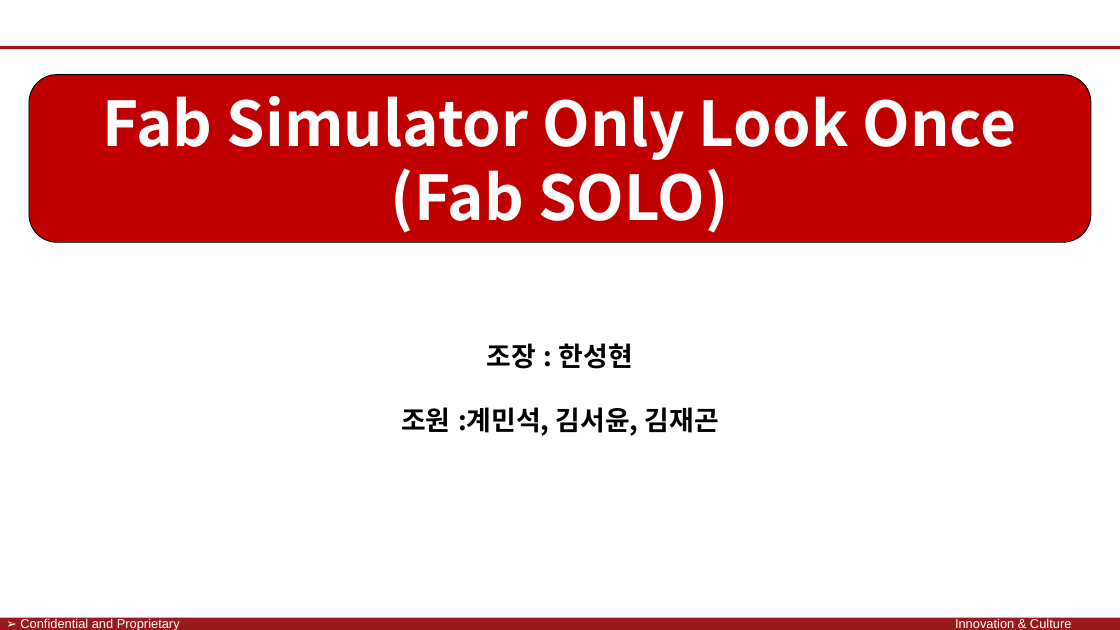
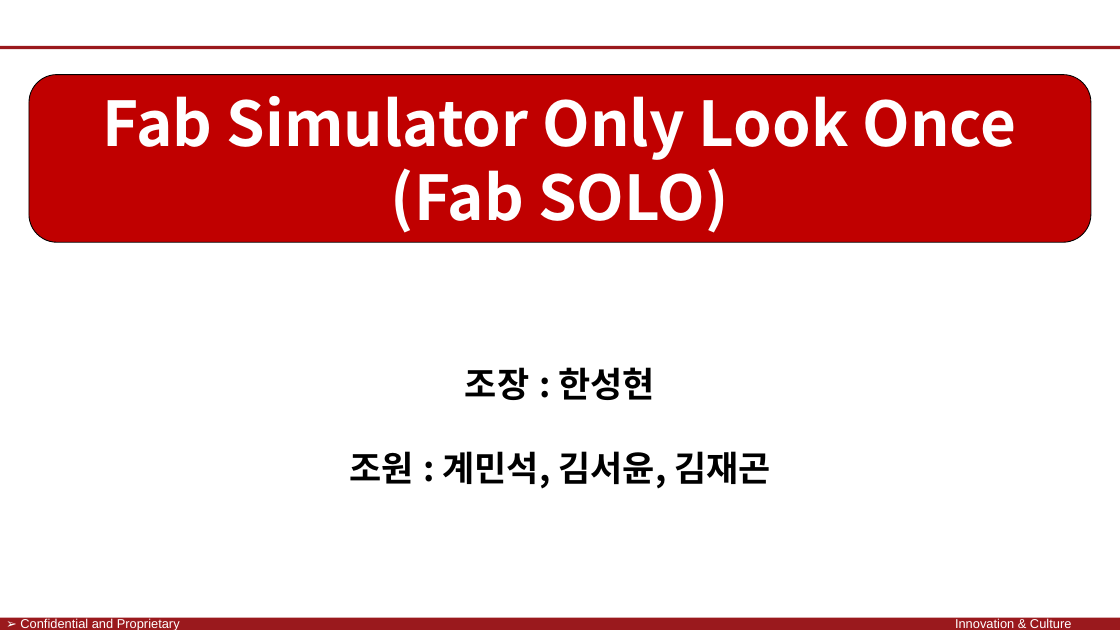
Before and after one commit to SaintSeong/JusungProject, a slide deck: slide 1 of A조 발표/A조 발표.pptx. Drawn at 1120x630 pixels with LibreOffice and Linux fonts; fonts in the diff are those of the drawing; background and template pictures are left out. Boxes give left, top, right and bottom in pixels: in the first picture for what was removed or moved away, otherwise in the second. Text is boxed around its words. In the diff, an @@ line names an element or a change of style, - is before the commit and + after.

```diff
--- a/A조 발표/A조 발표.pptx
+++ b/A조 발표/A조 발표.pptx
@@ text "조장 : 한성현": place and size @@
-text "조장 : 한성현" at <box>401,343,719,436</box>
+text "조장 : 한성현" at <box>349,367,771,489</box>
@@ text at <box>465,367,655,400</box>: size 23 to 30 pt in "조장 : 한성현" @@
@@ text at <box>349,451,771,489</box>: text changed; size 23 to 30 pt @@
-조원 :계민석, 김서윤, 김재곤
+조원 : 계민석, 김서윤, 김재곤
```
Also in this commit, not shown: 3 other slides changed, 2 other files.
